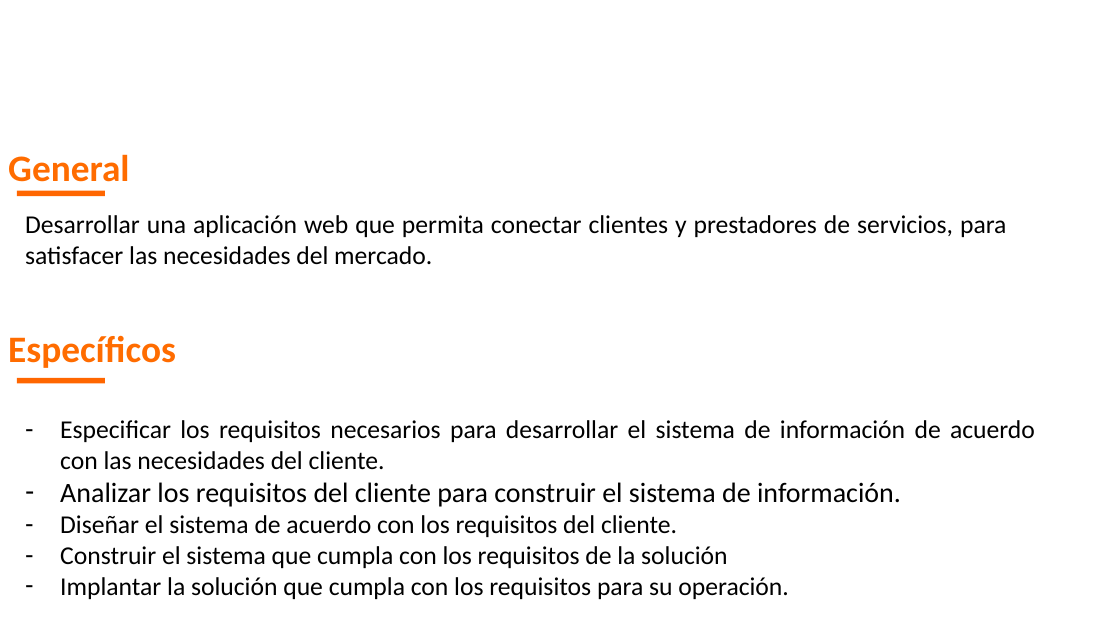
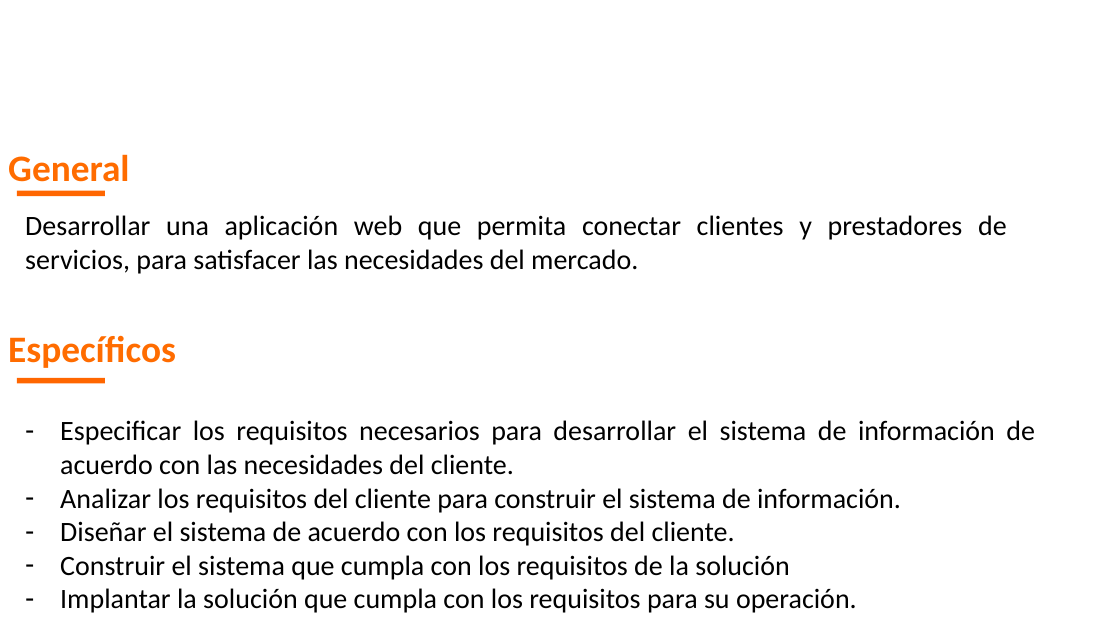
Before and after one commit to yeseniaquejada/SERVICE_MARKET, a slide deck: slide 6 of PROYECTO FORMATIVO.pptx. Drawn at 1120x630 pixels with LibreOffice and Linux fonts; fonts in the diff are those of the drawing; background and template pictures are left out. Boxes give left, top, right and bottom in pixels: in the first picture for what was removed or moved away, otherwise in the second. Text is boxed around its words. In the diff, an @@ line names an element or a change of style, - is before the commit and + after.

```diff
--- a/PROYECTO FORMATIVO.pptx
+++ b/PROYECTO FORMATIVO.pptx
@@ text "Desarrollar una aplicación web que ..." at (x1=25, y1=215, x2=1007, y2=274): size 22 to 24 pt @@
@@ text at (x1=60, y1=420, x2=1035, y2=613): size 22 to 24 pt in "Especificar los requisitos necesarios para desarrollar el ...", "Diseñar el sistema de acuerdo con los ...", "Construir el sistema que cumpla con los ...", "Implantar la solución que cumpla con los ..." @@
```
Also in this commit, not shown: 3 other slides changed, 16 other files.
